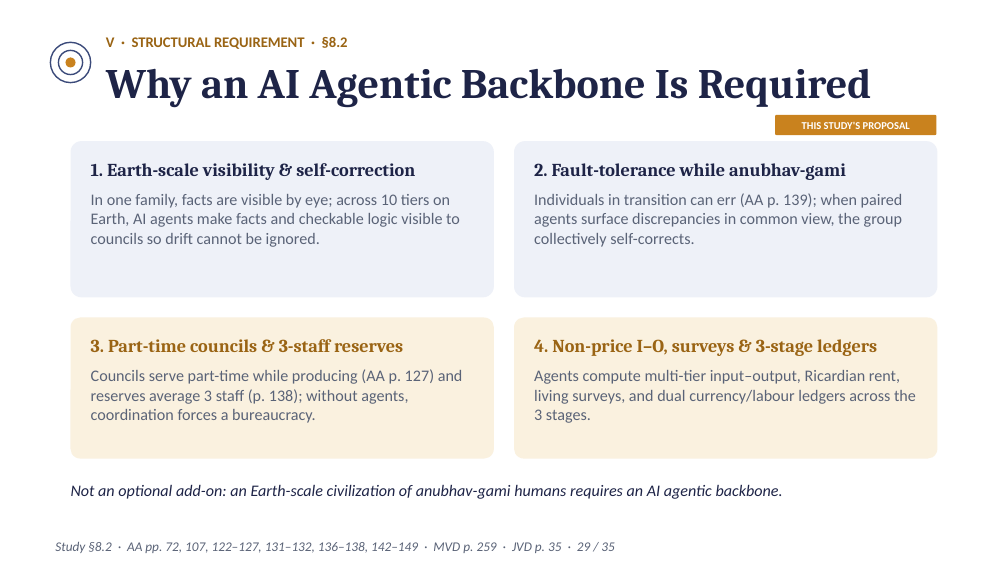
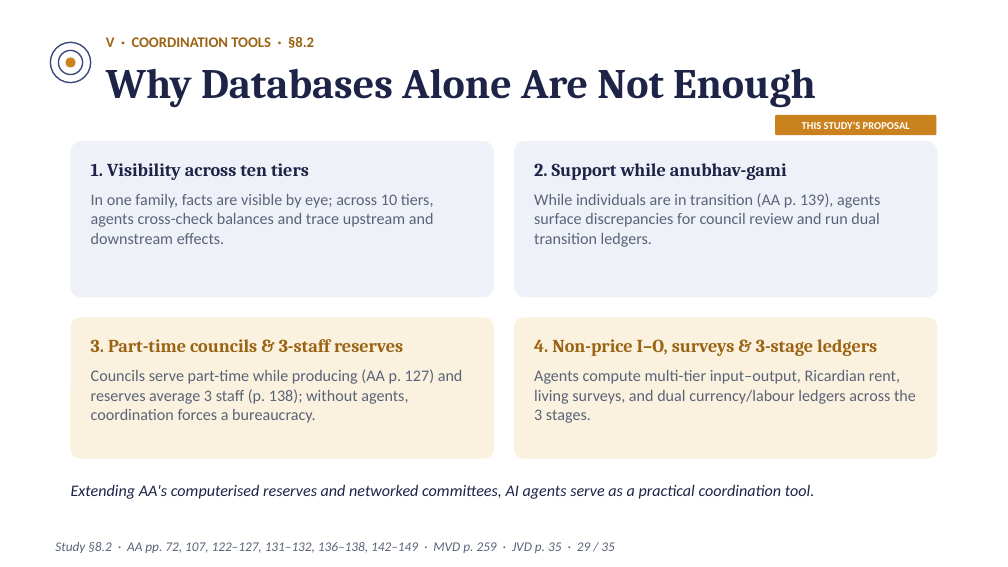
Before and after one commit to raghavamohan/AnalyticMadhyasthDarshan, a slide deck: slide 29 of Studies/Prosperity-Economics-And-Right-Use/Prosperity-Economics-And-Right-Use-Madhyasth-Darshan.pptx. Drawn at 1008x567 pixels with LibreOffice and Linux fonts; fonts in the diff are those of the drawing. Boxes give left, top, right and bottom in pixels: in the first picture for what was removed or moved away, otherwise in the second. Text is boxed around its words. In the diff, an @@ line names an element or a change of style, - is before the commit and + after.

```diff
--- a/Studies/Prosperity-Economics-And-Right-Use/Prosperity-Economics-And-Right-Use-Madhyasth-Darshan.pptx
+++ b/Studies/Prosperity-Economics-And-Right-Use/Prosperity-Economics-And-Right-Use-Madhyasth-Darshan.pptx
@@ text at bbox=[106, 37, 314, 48]: text changed @@
-V · STRUCTURAL REQUIREMENT · §8.2
+V · COORDINATION TOOLS · §8.2
@@ text at bbox=[106, 68, 816, 108]: text changed @@
-Why an AI Agentic Backbone Is Required
+Why Databases Alone Are Not Enough
@@ text at bbox=[91, 163, 309, 180]: text changed @@
-1. Earth-scale visibility & self-correction
+1. Visibility across ten tiers
@@ text at bbox=[534, 163, 787, 180]: text changed @@
-2. Fault-tolerance while anubhav-gami
+2. Support while anubhav-gami
@@ text at bbox=[91, 194, 434, 244]: text changed @@
-In one family, facts are visible by eye; across 10 tiers on Earth, AI agents make facts and checkable logic visible to councils so drift cannot be ignored.
+In one family, facts are visible by eye; across 10 tiers, agents cross-check balances and trace upstream and downstream effects.
@@ text at bbox=[534, 193, 880, 247]: text changed @@
-Individuals in transition can err (AA p. 139); when paired agents surface discrepancies in common view, the group collectively self-corrects.
+While individuals are in transition (AA p. 139), agents surface discrepancies for council review and run dual transition ledgers.
@@ text at bbox=[71, 484, 815, 499]: text changed @@
-Not an optional add-on: an Earth-scale civilization of anubhav-gami humans requires an AI agentic backbone.
+Extending AA's computerised reserves and networked committees, AI agents serve as a practical coordination tool.
```
Also in this commit, not shown: 15 other slides changed, 15 other files.
